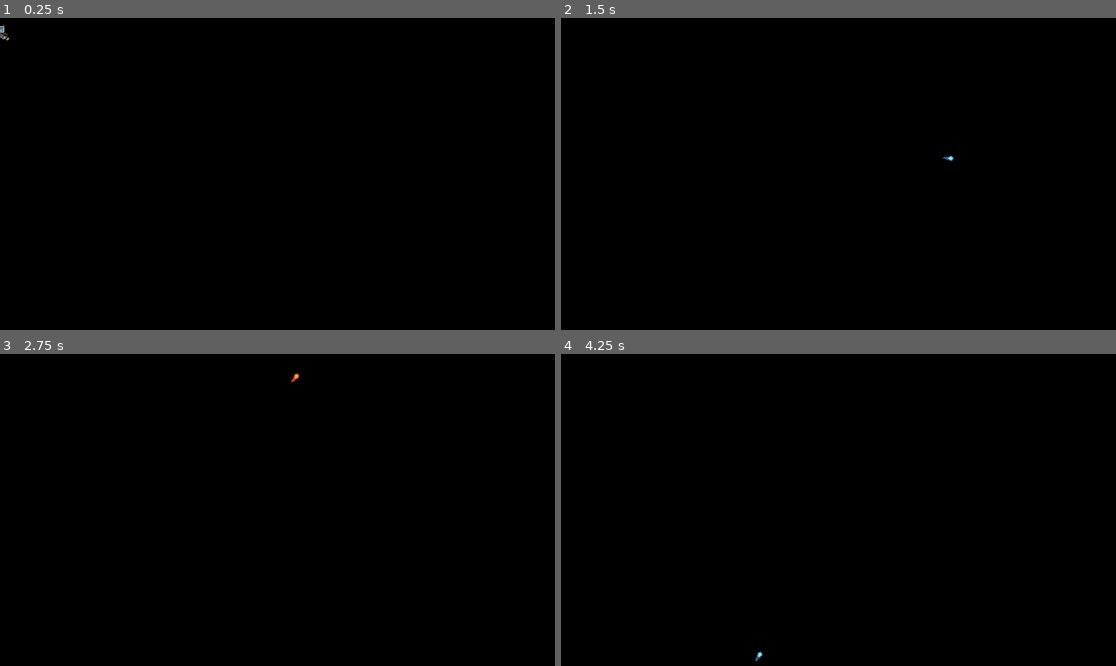
Above: before the commit, frames 1-4 (two rows, left to right).
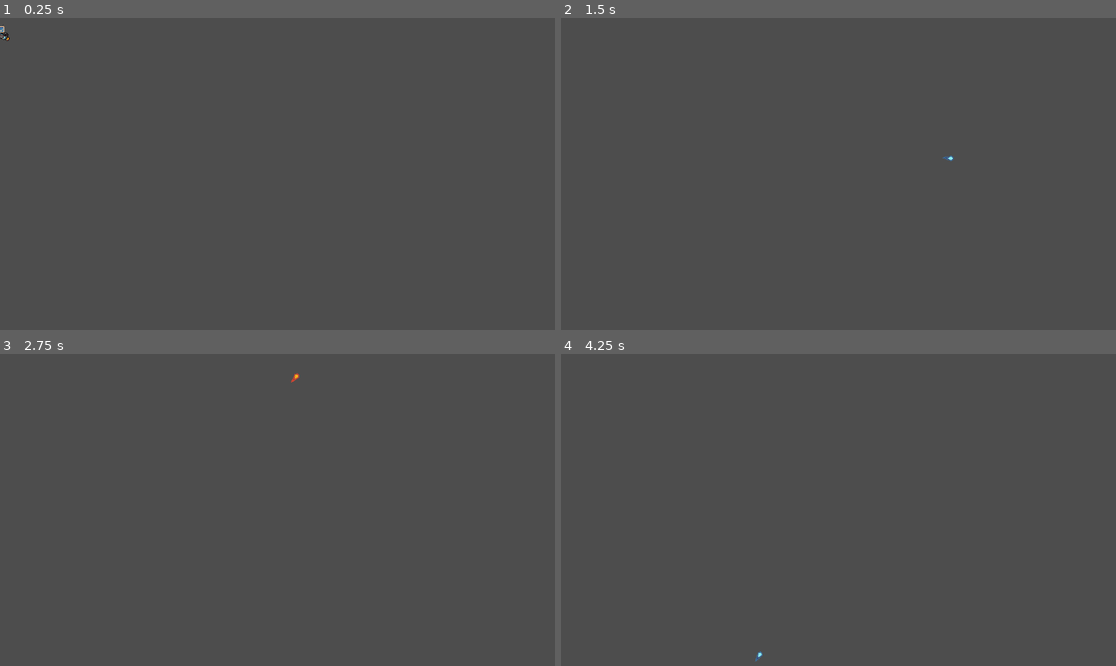
Above: after the commit, the same moments.

Repository: FalleyMalone/Gamedev.js-Jam-2024
Game: Godot game, scene res://Scenes/mainCharacter.tscn
Two runs of this game, one before a commit and one after it. Both use one fixed random seed, a clock stepped at 60 frames per second and the inputs below. The project has no main scene, so this scene is started directly.
Inputs (mouse positions are in pixels of both pictures, inside the frame that each line leads up to):
- Up to frame 1 (0.25 s): no input
- Up to frame 2 (1.5 s): tap Enter (ui_accept) at 0.5, 0.77 s; move the mouse to (960, 158) at 0.52 s; hold D (Right) from 0.53 s (still down); click (960, 158) at 0.6 s; move the mouse to (727, 189) at 1.27 s; right-click (727, 189) at 1.35 s
- Up to frame 3 (2.75 s): tap Enter (ui_accept) at 1.52, 2 s; move the mouse to (333, 441) at 2.02 s; release D (Right) at 2.03 s; hold A (Left) from 2.03 s (still down); click (333, 441) at 2.1 s
- Up to frame 4 (4.25 s): tap Enter (ui_accept) at 2.75, 3.02, 3.5, 3.77 s; move the mouse to (810, 572) at 2.77 s; release A (Left) at 2.78 s; hold D (Right) from 2.78 s (still down); right-click (810, 572) at 2.85 s; move the mouse to (1005, 556) at 3.52 s; click (1005, 556) at 3.6 s

The runs differ from the first frame. In frame 1, 100% of the frame differs, in the area x 0-100%, y 0-100%; in frame 2, 100%; in frame 3, 100%; in frame 4, 100%.

Commit message:
Alpha 0.1.0 (Part Two)
- New tileset for testing
- Implemented state machine for guns
- Implemented HUD
- Re-made gun charging system to a 4 tiered system
- Further development of energy system
- Adjustment of player physics

Diff:
--- a/project.godot
+++ b/project.godot
@@ -43,4 +43,3 @@
 
 renderer/rendering_method="gl_compatibility"
 renderer/rendering_method.mobile="gl_compatibility"
-environment/defaults/default_clear_color=Color(0, 0, 0, 1)
Binary file added: MSC Sprites/PlaceHoldTileset-Sheet.png
Not shown, added: MSC Sprites/PlaceHoldTileset-Sheet.png.import
Binary file added: MSC Sprites/PlaceHoldTileset.aseprite
